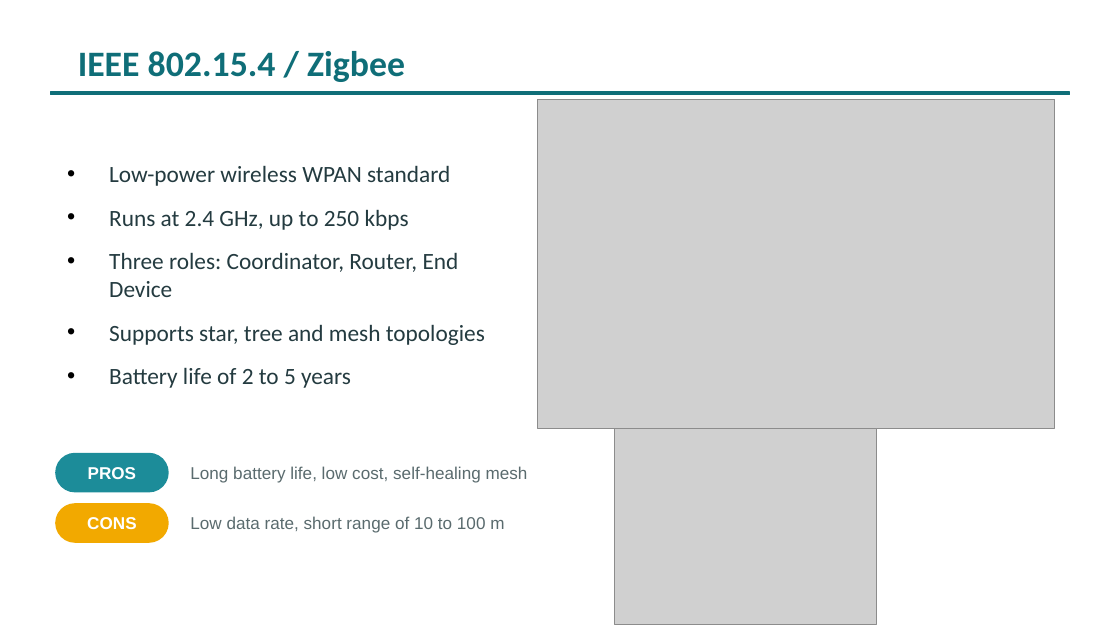
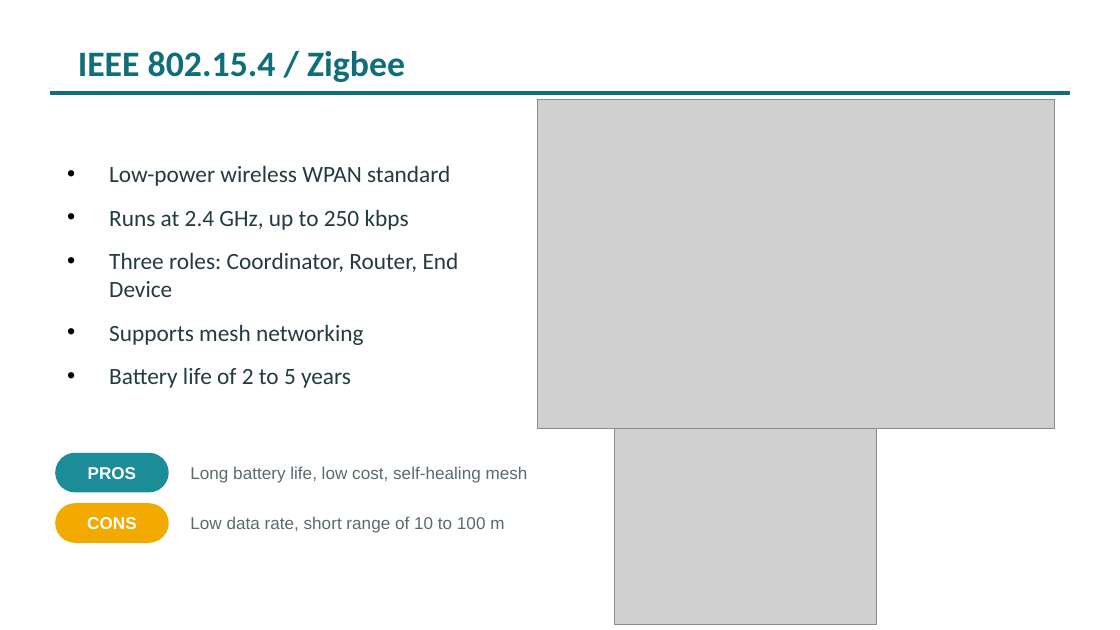
Before and after one commit to muji567/Industrial_-Communication_-Standard_B5, a slide deck: slide 12 of ics_presentation.pptx. Drawn at 1120x630 pixels with LibreOffice and Linux fonts; fonts in the diff are those of the drawing; grey boxes stand for pictures. Boxes give left, top, right and bottom in pixels: in the first picture for what was removed or moved away, otherwise in the second. Text is boxed around its words. In the diff, an @@ line names an element or a change of style, - is before the commit and + after.

```diff
--- a/ics_presentation.pptx
+++ b/ics_presentation.pptx
@@ text at <box>109,324,364,345</box>: text changed @@
-• Supports star, tree and mesh topologies
+• Supports mesh networking
```
Also in this commit, not shown: 2 other slides changed, 1 slide removed, 1 other file.
